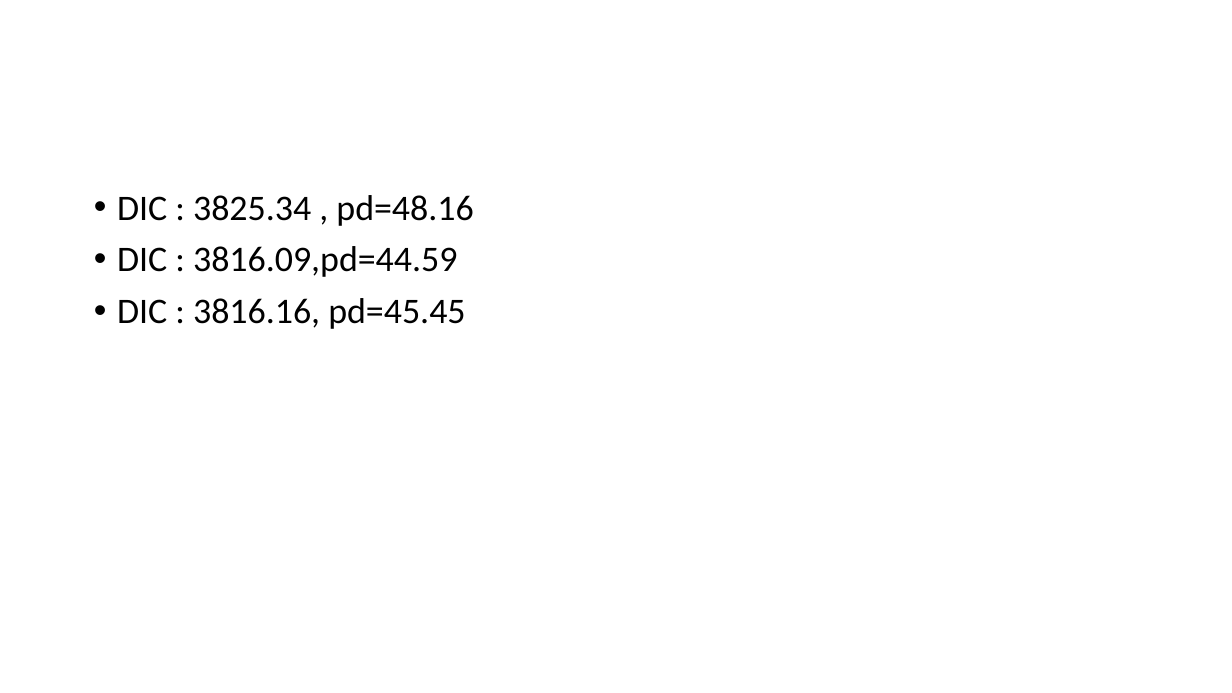
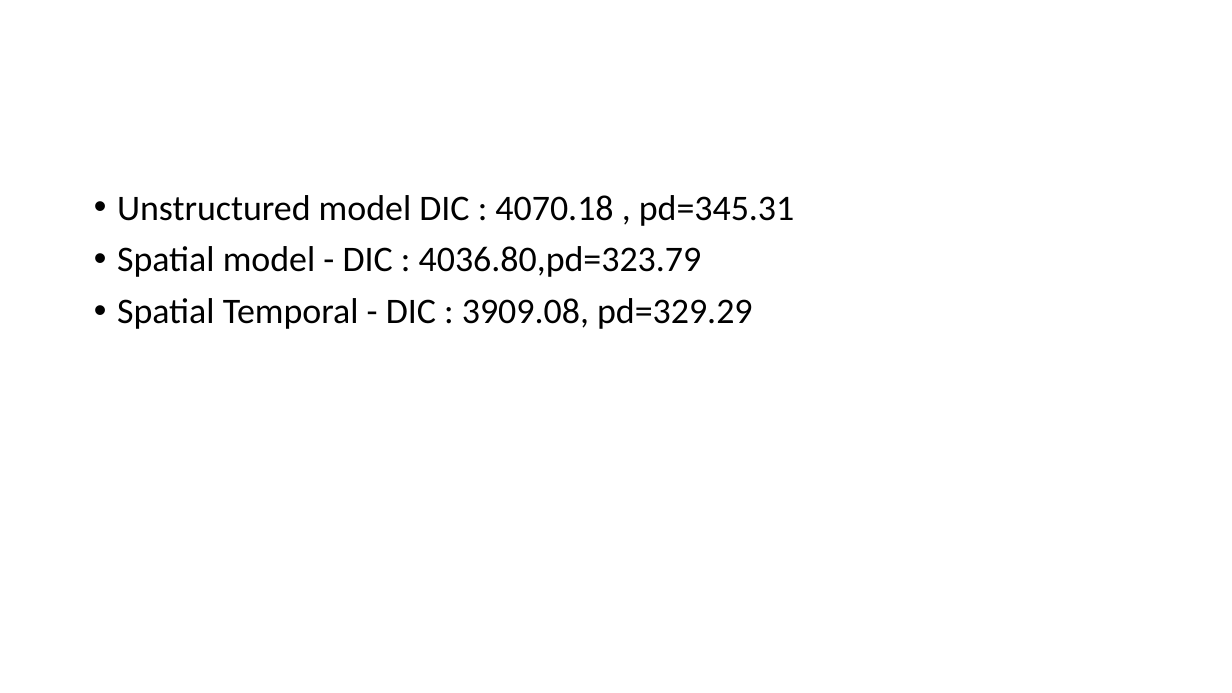
Before and after one commit to emilyrfl/SDSS-Datahack-2019, a slide deck: slide 2 of powerpoint.pptm. Drawn at 1232x693 pixels with LibreOffice and Linux fonts; fonts in the diff are those of the drawing. Boxes give left, top, right and bottom in pixels: in the first picture for what was removed or moved away, otherwise in the second. Text is boxed around its words. In the diff, an @@ line names an element or a change of style, - is before the commit and + after.

```diff
--- a/powerpoint.pptm
+++ b/powerpoint.pptm
@@ text at bbox=[117, 195, 795, 329]: text changed @@
-• DIC : 3825.34 , pd=48.16
-• DIC : 3816.09,pd=44.59
-• DIC : 3816.16, pd=45.45
+• Unstructured model DIC : 4070.18 , pd=345.31
+• Spatial model - DIC : 4036.80,pd=323.79
+• Spatial Temporal - DIC : 3909.08, pd=329.29
```
Also in this commit, not shown: 1 slide added.
